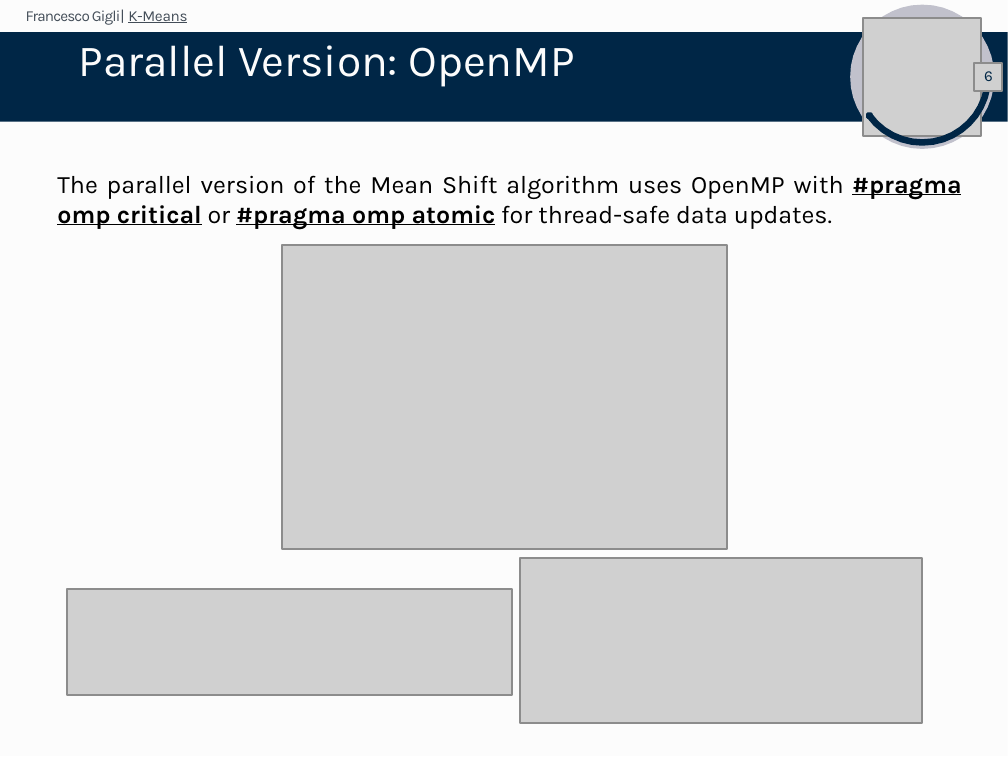
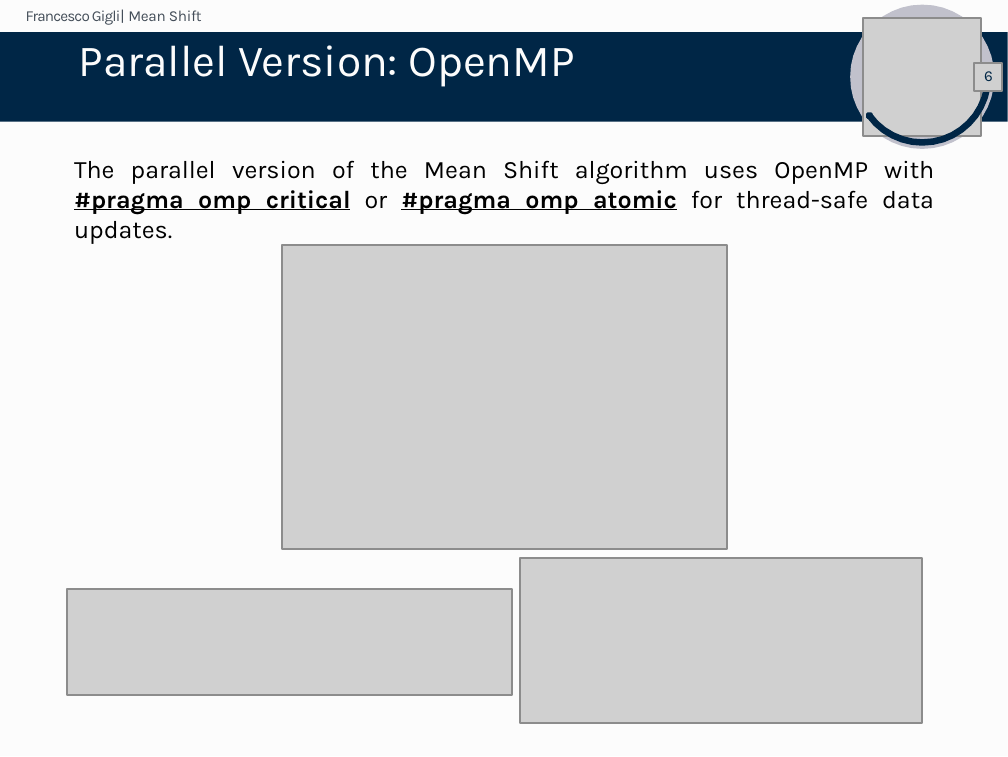
Before and after one commit to FrancescoGigli/Mean_Shift_Parallel_Computing_Final_Project, a slide deck: slide 7 of Mean_Shift_Presentation.pptx. Drawn at 1008x757 pixels with LibreOffice and Linux fonts; fonts in the diff are those of the drawing; grey boxes stand for pictures. Boxes give left, top, right and bottom in pixels: in the first picture for what was removed or moved away, otherwise in the second. Text is boxed around its words. In the diff, an @@ line names an element or a change of style, - is before the commit and + after.

```diff
--- a/Mean_Shift_Presentation.pptx
+++ b/Mean_Shift_Presentation.pptx
@@ text at [26, 9, 202, 25]: text changed @@
-Francesco Gigli| K-Means
+Francesco Gigli| Mean Shift
@@ text "The parallel version of the ..." rewrapped from [57, 175, 962, 229] to [74, 160, 934, 244] @@
```
Also in this commit, not shown: 4 other slides changed, 1 other file.
